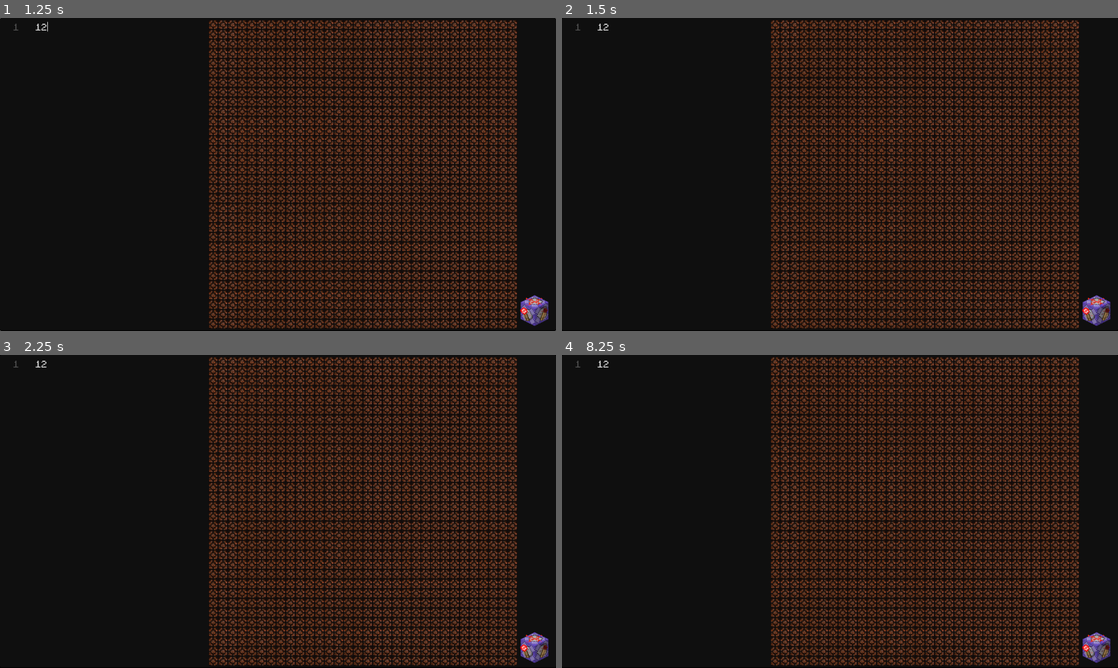
Above: before the commit, frames 1-4 (two rows, left to right).
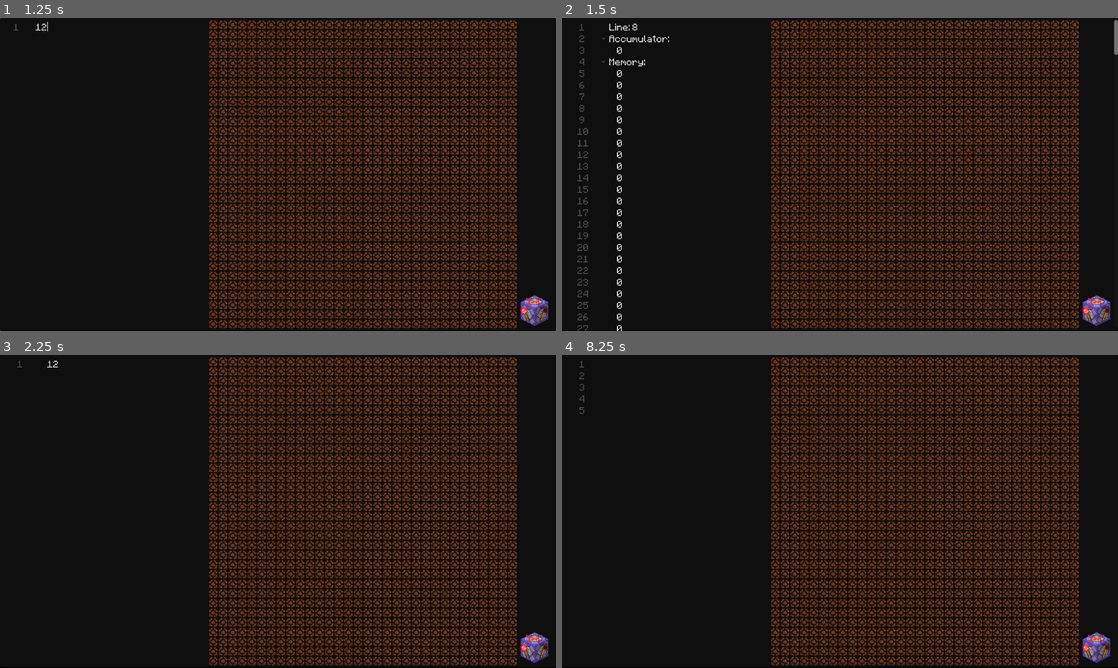
Above: after the commit, the same moments.

Repository: quantum-branching/BranchPU-VM
Game: Godot game, scene res://Lang-QB/QB.tscn
Same seed, same stepped clock (60 frames per second), same inputs: the game is played once before the commit and once after it. This scene is started directly instead of the project's main scene.
Inputs (mouse positions are in pixels of both pictures, inside the frame that each line leads up to):
- Up to frame 1 (1.25 s): click (278, 174) at 0.52 s; type "12" at 0.6 s
- Up to frame 2 (1.5 s): click (1095, 312) at 1.25 s
- Up to frame 3 (2.25 s): click (533, 649) at 2 s
- Up to frame 4 (8.25 s): click (1095, 649) at 2.75 s; tap Enter at 3.5, 5, 6.5 s; hold Alt 3.53-4.28 s; tap Space at 4.25, 5.75, 7.25 s; tap Alt at 4.35, 5.85, 7.35 s; hold Alt 5.03-5.78 s; hold Alt 6.53-7.28 s; hold Alt from 8.03 s (still down)

Frame 1 is identical in both runs. In frame 2, 1.1% of the frame differs, in the area x 2-100%, y 0-100%; in frame 3, less than 0.1%; in frame 4, less than 0.1%.
Error before the commit: Parse Error: Static function "compile()" not found in base "CompilerQB". (res://Lang-QB/runQB.gd:17)

Commit message:
Updated QB Compiler Class

Diff:
--- a/Godot/Base/Classes/QB.gd
+++ b/Godot/Base/Classes/QB.gd
@@ -1,4 +1,4 @@
-class_name CompilerQB extends Node
+class_name CompilerQB extends RefCounted
 
 ##All characters that occur before an operand that specify what type of operand it is.
 const OPERAND_PREFIX:PackedStringArray = ["$","#"]
@@ -12,19 +12,43 @@
 const OP_3:PackedStringArray = ["|","&","^"]
 const OP_4:PackedStringArray = ["+","-"]
 
-const QB_OPERATORS:PackedStringArray = ["+","-",">>","<<","|","&","^"]
-const ASM_OPERATORS:PackedStringArray = ["ADD","SUB","RSH","LSH","OR","AND","XOR"]
+const QB_OPERATORS:PackedStringArray = ["+","-",">>","<<","|","&","^","="]
+const ASM_OPERATORS:PackedStringArray = ["ADD","SUB","RSH","LSH","OR","AND","XOR","STA"]
+
+var code:String
+
+var postproc:Dictionary
+var undefined:PackedByteArray
+
+var assembly:String
+
+func _init(newCode:String) -> void:
+	code = seperateArgs(newCode)
+	define()
+	preproc()
+	for i in (code.count("\n") + 1):
+		assembly += toAssembly(toPostFix(i))
+
+static func compile(newCode:String) -> Assembly:
+	var compiler:CompilerQB = CompilerQB.new(newCode)
+	return Assembly.new(compiler.assembly)
 
 ##Converts an infix expression (as a [String]) to a postfix expression (as a [PackedStringArray]). [br]
 ##An infix expression contains an operator surround by operands such as [code] 2 * 5 + 3 [/code]. [br]
 ##A postfix expression has the operator after the operands such as [code] 2 5 * 3 + [/code].
-static func toPostFix(line:String) -> PackedStringArray:
+func toPostFix(line:int) -> PackedStringArray:
 	var result:PackedStringArray = []
 	var stack:PackedStringArray = []
-	var args:PackedStringArray = line.split(" ",false)
+	var args:PackedStringArray = code.get_slice("\n", line).split(" ",false)
+
+	var storage:String = ""
+
 	while args:
 		if NUMBERS.has(args[0].substr(0,1)) || OPERAND_PREFIX.has(args[0].substr(0,1)):
-			result.append(args[0])
+			if args.has("="):
+				storage = args[0]
+			else:
+				result.append(args[0])
 		if OP_1.has(args[0]):
 			stack.append(args[0])
 		if OP_2.has(args[0]):
@@ -57,55 +81,77 @@
 				stack.remove_at(stack.size() - 1)
 		args.remove_at(0)
 	while stack.size():
+		if stack[stack.size() - 1] == "=":
+			result.append(storage)
 		result.append(stack[stack.size() - 1])
 		stack.remove_at(stack.size() - 1)
 	return result
 
-static func toAssembly(postfix:PackedStringArray) -> String:
+func toAssembly(postfix:PackedStringArray) -> String:
 	var result:String = ""
 	var stack:PackedStringArray = []
 	for i in postfix:
+		i = i.replace("\n", "")
 		if OPERAND_PREFIX.has(i.substr(0,1)) || NUMBERS.has(i.substr(0,1)):
+			if NUMBERS.has(i.substr(0,1)):
+				i = "#" + i
 			stack.append(i)
 		elif QB_OPERATORS.has(i):
-			result += ASM_OPERATORS[QB_OPERATORS.find(i)] + stack[stack.size() - 1] + ";\n"
-			stack.remove_at(stack.size() - 1)
+			if stack[stack.size() - 2] != "$XX":
+				if stack.has("$XX"):
+					stack[stack.find("$XX")] = "$" + String.num_int64(undefined[undefined.size() - 1])
+					#CRITICAL: Memory Leak
+					result += "STA " + "$" + String.num_int64(undefined[undefined.size() - 1]) + ";\n"
+					undefined.remove_at(undefined.size() - 1)
+				if stack[stack.size() - 2].begins_with("$"):
+					result += "LDA " + stack[stack.size() - 2] + ";\n"
+				else:
+					result += "LDI " + stack[stack.size() - 2] + ";\n"
+				stack.remove_at(stack.size() - 2)
+			result += ASM_OPERATORS[QB_OPERATORS.find(i)] + " " + stack[stack.size() - 1] + ";\n"
+			stack[stack.size() - 1] = "$XX"
 	return result
 
-func preproc(code:String):
-	var postproc:Dictionary
-	var undefined:PackedByteArray
-	var result:String
+func seperateArgs(text:String) -> String:
+	text = text.replace(";", "\n")
+	text = text.replace("*", " * ")
+	text = text.replace("/", " / ")
+	text = text.replace("+", " + ")
+	text = text.replace("-", " - ")
+	text = text.replace("(", " ( ")
+	text = text.replace(")", " ) ")
+	text = text.replace("[", " [ ")
+	text = text.replace("]", " ] ")
+	text = text.replace("<", " < ")
+	text = text.replace(">", " > ")
+	text = text.replace("!", " ! ")
+	text = text.replace("^", " ^ ")
+	text = text.replace("&", " & ")
+	text = text.replace("|", " | ")
+	text = text.replace("& &", "&&")
+	text = text.replace("| |", "||")
+	text = text.replace("<  <", "<<")
+	text = text.replace(">  >", ">>")
+	text = text.replace("  ", " ")
+	return text
+
+func define() -> void:
+	code = seperateArgs(code)
 	#Clear all definitions
-	code = code.replace(";", "\n")
-	code = code.replace("*", " * ")
-	code = code.replace("/", " / ")
-	code = code.replace("+", " + ")
-	code = code.replace("-", " - ")
-	code = code.replace("(", " ( ")
-	code = code.replace(")", " ) ")
-	code = code.replace("[", " [ ")
-	code = code.replace("]", " ] ")
-	code = code.replace("<", " < ")
-	code = code.replace(">", " > ")
-	code = code.replace("!", " ! ")
-	code = code.replace("^", " ^ ")
-	code = code.replace("&", " & ")
-	code = code.replace("|", " | ")
-	code = code.replace("& &", "&&")
-	code = code.replace("| |", "||")
-	code = code.replace("< <", "<<")
-	code = code.replace("> >", ">>")
 	postproc = {}
 	undefined.resize(256)
-	result = ""
 	for i in 256:
 		undefined[i] = i
 	#Define Variables
 	for i in code.split("\n",false):
 		if i.contains(" ") && VAR_TYPES.has(i.split(" ")[0]) && undefined.size():
-			postproc[i.get_slice(" ", 1)] = undefined[0]
+			postproc[i.get_slice(" ", 1)] = "$" + String.num_int64(undefined[0])
 			undefined.remove_at(0)
+
+func preproc() -> void:
+	#Initialize Result and Defintions
+	var result:String = ""
+	#Replace tokens with their definitions
 	for line in code.split("\n", false):
 		for arg in line.split(" ", false):
 			if postproc.keys().has(arg):
@@ -114,4 +160,4 @@
 				result += arg
 			result += " "
 		result += "\n"
-	result = result.replace(" \n","\n")
+	code = result.replace(" \n","\n")
